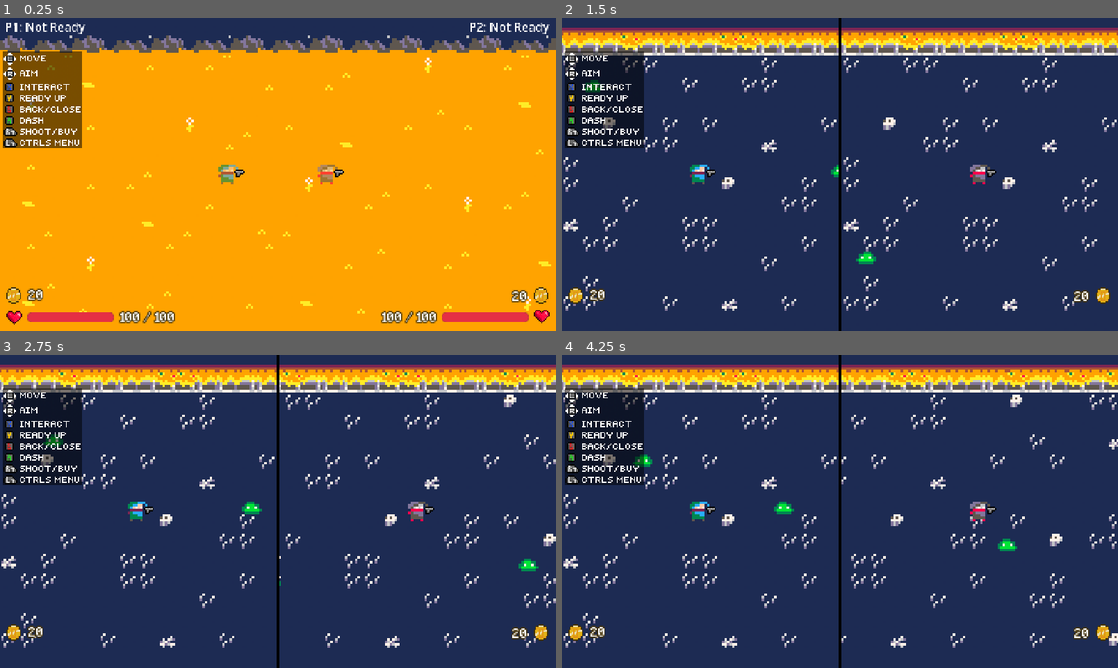
Above: before the commit, frames 1-4 (two rows, left to right).
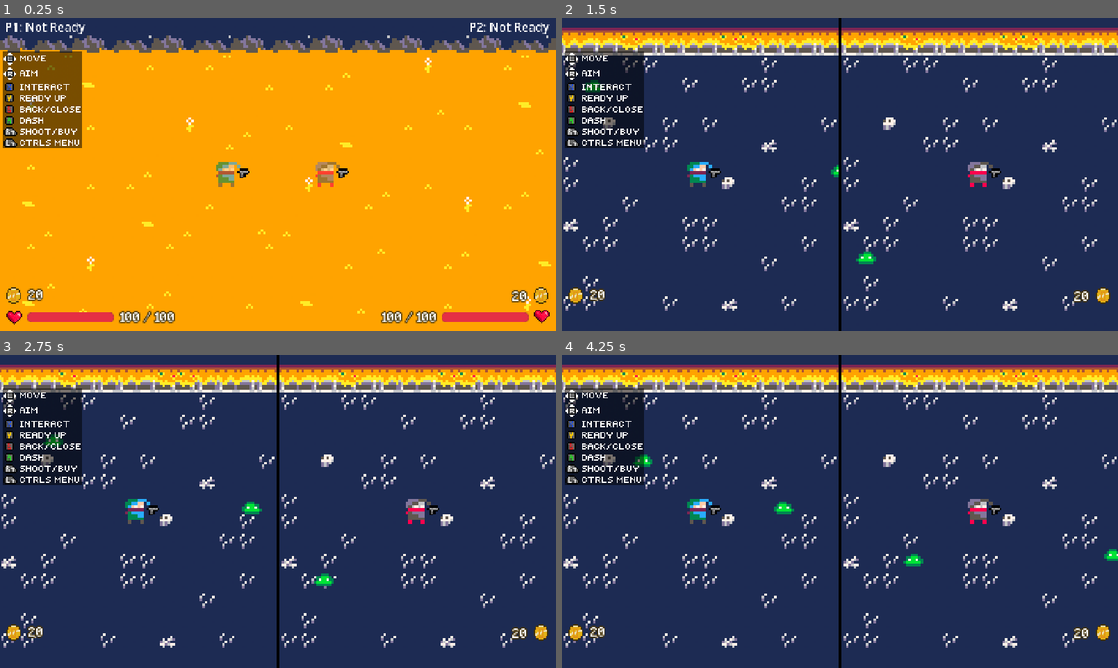
Above: after the commit, the same moments.

Repository: SamZhang150/rivals-ascent
Game: Godot game, scene res://scenes/core/splitscreen.tscn
The game is run twice, just before and just after one commit, with the same random seed, the same clock (stepped at 60 frames per second) and the same inputs.
Inputs (mouse positions are in pixels of both pictures, inside the frame that each line leads up to):
- Up to frame 1 (0.25 s): no input
- Up to frame 2 (1.5 s): move the mouse to (962, 158) at 0.52 s; hold Shift (p1_ready) 0.53-1.28 s; click (962, 158) at 0.67 s; tap Enter at 1.25 s; move the mouse to (728, 190) at 1.27 s; tap M (p2_ready) at 1.35 s; click (728, 190) at 1.42 s
- Up to frame 3 (2.75 s): move the mouse to (333, 442) at 2.02 s; hold Shift (p1_ready) from 2.03 s (still down); click (333, 442) at 2.17 s
- Up to frame 4 (4.25 s): move the mouse to (812, 574) at 2.77 s; release Shift (p1_ready) at 2.78 s; tap M (p2_ready) at 2.85 s; click (812, 574) at 2.92 s; move the mouse to (1006, 558) at 3.52 s; hold Shift (p1_ready) from 3.53 s (still down); click (1006, 558) at 3.67 s

The runs differ from the first frame. In frame 1, 0.4% of the frame differs, in the area x 38-63%, y 46-54%; in frame 2, 0.4%; in frame 3, 4.9%; in frame 4, 5.1%, in the area x 22-100%, y 4-94%.

Commit message:
change dash animation, fix pvp cam

Diff:
--- a/project.godot
+++ b/project.godot
@@ -116,7 +116,7 @@
 }
 p2_dash={
 "deadzone": 0.2,
-"events": [Object(InputEventKey,"resource_local_to_scene":fa …(140 unchanged characters)… d":false,"keycode":0,"physical_keycode":4194325,"key_label":0,"unicode":0,"location":0,"echo":false,"script":null)
+"events": [Object(InputEventKey,"resource_local_to_scene":fa …(140 unchanged characters)… d":false,"keycode":0,"physical_keycode":76,"key_label":0,"unicode":108,"location":0,"echo":false,"script":null)
 ]
 }
 p1_invprev={
--- a/scenes/entities/player.tscn
+++ b/scenes/entities/player.tscn
@@ -79,67 +79,67 @@
 [sub_resource type="SpriteFrames" id="SpriteFrames_dnykm"]
 animations = [{
 "frames": [{
+"duration": 0.15,
+"texture": SubResource("AtlasTexture_b6tgf")
+}, {
+"duration": 0.2,
+"texture": SubResource("AtlasTexture_73kkf")
+}, {
 "duration": 0.6,
-"texture": SubResource("AtlasTexture_b6tgf")
-}, {
-"duration": 0.5,
-"texture": SubResource("AtlasTexture_73kkf")
-}, {
-"duration": 0.9,
 "texture": SubResource("AtlasTexture_n5sgd")
 }, {
+"duration": 0.35,
+"texture": SubResource("AtlasTexture_5ki56")
+}, {
+"duration": 0.25,
+"texture": SubResource("AtlasTexture_saib0")
+}],
+"loop": false,
+"name": &"p1_dash",
+"speed": 5.0
+}, {
+"frames": [{
+"duration": 1.0,
+"texture": SubResource("AtlasTexture_08t41")
+}],
+"loop": true,
+"name": &"p1_idle",
+"speed": 5.0
+}, {
+"frames": [{
+"duration": 1.0,
+"texture": SubResource("AtlasTexture_42nxq")
+}, {
+"duration": 1.0,
+"texture": SubResource("AtlasTexture_dnykm")
+}, {
+"duration": 1.0,
+"texture": SubResource("AtlasTexture_c5rqy")
+}, {
+"duration": 1.0,
+"texture": SubResource("AtlasTexture_dnykm")
+}],
+"loop": true,
+"name": &"p1_run",
+"speed": 5.0
+}, {
+"frames": [{
+"duration": 0.15,
+"texture": SubResource("AtlasTexture_ogpgs")
+}, {
+"duration": 0.2,
+"texture": SubResource("AtlasTexture_spk56")
+}, {
 "duration": 0.6,
-"texture": SubResource("AtlasTexture_5ki56")
-}, {
-"duration": 0.6,
-"texture": SubResource("AtlasTexture_saib0")
-}],
-"loop": true,
-"name": &"p1_dash",
-"speed": 5.0
-}, {
-"frames": [{
-"duration": 1.0,
-"texture": SubResource("AtlasTexture_08t41")
-}],
-"loop": true,
-"name": &"p1_idle",
-"speed": 5.0
-}, {
-"frames": [{
-"duration": 1.0,
-"texture": SubResource("AtlasTexture_42nxq")
-}, {
-"duration": 1.0,
-"texture": SubResource("AtlasTexture_dnykm")
-}, {
-"duration": 1.0,
-"texture": SubResource("AtlasTexture_c5rqy")
-}, {
-"duration": 1.0,
-"texture": SubResource("AtlasTexture_dnykm")
-}],
-"loop": true,
-"name": &"p1_run",
-"speed": 5.0
-}, {
-"frames": [{
-"duration": 1.0,
-"texture": SubResource("AtlasTexture_ogpgs")
-}, {
-"duration": 1.0,
-"texture": SubResource("AtlasTexture_spk56")
-}, {
-"duration": 1.0,
 "texture": SubResource("AtlasTexture_1yk18")
 }, {
-"duration": 1.0,
+"duration": 0.35,
 "texture": SubResource("AtlasTexture_b4o2o")
 }, {
-"duration": 1.0,
+"duration": 0.25,
 "texture": SubResource("AtlasTexture_yr3on")
 }],
-"loop": true,
+"loop": false,
 "name": &"p2_dash",
 "speed": 5.0
 }, {
@@ -179,18 +179,17 @@
 
 [node name="Player" type="CharacterBody2D" unique_id=897775928]
 z_index = 1
-scale = Vector2(2, 2)
+scale = Vector2(2.5, 2.5)
 collision_layer = 2
 script = ExtResource("1_ucweq")
 speed = 100.0
-dash_duration = 0.12
+dash_duration = 0.15
 dash_cooldown = 1.2
 
 [node name="AnimatedSprite2D" type="AnimatedSprite2D" parent="." unique_id=1251588531]
 texture_filter = 1
 sprite_frames = SubResource("SpriteFrames_dnykm")
-animation = &"p1_dash"
-frame_progress = 0.9713991
+animation = &"p2_dash"
 
 [node name="CollisionShape2D" type="CollisionShape2D" parent="." unique_id=924631295]
 shape = SubResource("RectangleShape2D_1ie0h")
--- a/scenes/levels/shared/pvp.tscn
+++ b/scenes/levels/shared/pvp.tscn
@@ -576,3 +576,8 @@
 [node name="bottom" type="CollisionShape2D" parent="Walls" unique_id=1944909849]
 position = Vector2(112, 129)
 shape = SubResource("RectangleShape2D_nbmk7")
+
+[node name="CamTopLeft" type="Marker2D" parent="." unique_id=1148479092]
+
+[node name="CamBottomRight" type="Marker2D" parent="." unique_id=1314139680]
+position = Vector2(224, 128)
--- a/scripts/player.gd
+++ b/scripts/player.gd
@@ -70,6 +70,7 @@
 # Dash
 var is_dashing: bool = false
 var dash_direction: Vector2 = Vector2.ZERO
+var _dash_anim_playing: bool = false
 var _dash_timer: Timer = null
 var _dash_recharge_timer: Timer = null
 
@@ -122,6 +123,7 @@
 	# Connect hitbox signals to track enemies in contact
 	hitbox.area_entered.connect(_on_hitbox_area_entered)
 	hitbox.area_exited.connect(_on_hitbox_area_exited)
+	sprite.animation_finished.connect(_on_sprite_animation_finished)
 
 	# Keep movement speed source-of-truth in global stats.
 	if Global.player_stats.has(player_id):
@@ -165,10 +167,12 @@
 		if aim_dir == Vector2.ZERO:
 			last_aim_direction = input_dir.normalized()
 		velocity = input_dir * get_move_speed()
-		sprite.play(_prefix + "run")
+		if not _dash_anim_playing:
+			sprite.play(_prefix + "run")
 	else:
 		velocity = velocity.move_toward(Vector2.ZERO, get_move_speed())
-		sprite.play(_prefix + "idle")
+		if not _dash_anim_playing:
+			sprite.play(_prefix + "idle")
 
 	if aim_dir != Vector2.ZERO:
 		last_aim_direction = aim_dir
@@ -542,6 +546,7 @@
 
 	is_dashing = false
 	dash_direction = Vector2.ZERO
+	_dash_anim_playing = false
 
 
 func respawn_at(pos: Vector2) -> void:
@@ -584,6 +589,7 @@
 		return
 
 	is_dashing = true
+	_dash_anim_playing = true
 	sprite.play(_prefix + "dash")
 	sprite.frame = 0
 	sprite.frame_progress = 0.0
@@ -610,6 +616,11 @@
 	is_dashing = false
 
 
+func _on_sprite_animation_finished() -> void:
+	if sprite.animation == _prefix + "dash":
+		_dash_anim_playing = false
+
+
 func _on_dash_recharge_finished() -> void:
 	var stats = Global.player_stats[player_id]
 	stats["dashes_available"] = int(stats.get("dashes_max", 0))
Binary file changed: assets/sprites/player/playerdash.png
Not shown: 1 places in scenes/core/splitscreen.tscn that only renumber resources
